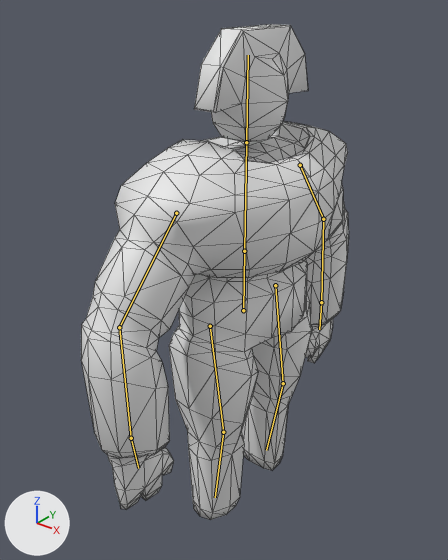
The Blender file Assets/LightInTheDepths/Models/Golem_02.blend as it was, and as the next commit left it.
Both versions are drawn from a 50 mm camera at (4.21, -5.68, 6.74) aimed at (-0.21, -0.16, 3.31). Every picture has the same lights, and +X, +Y and +Z are marked at lower left. The bones that bend it are drawn over the model as lines. Mesh edges are drawn as thin lines.
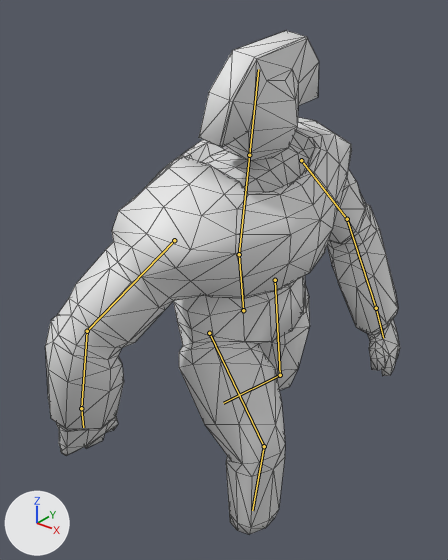
The newer file adds an action. The first version stands in its rest pose; the second is drawn at frame 1 of the action 'GolemAnim_Run'.

The edits, one by one:
Bone 'Pelvis' (bone_pelvis) turns from (0, 0, 0) to (8, 0, 0) degrees about its own x, y and z.
Bone 'Chest' (bone_chest) turns from (0, 0, 0) to (0, 0, -11) degrees about its own x, y and z.
Bone 'L_Arm_IK' (bone_l_arm_ik) moves from (0.0, 0.0, 0.0) to (-0.15, -0.97, 0.29).
Bone 'L_Leg_IK' (bone_l_leg_ik) moves from (0.0, 0.0, 0.0) to (0.0, 0.85, 0.5).
Bone 'R_Arm_IK' (bone_r_arm_ik) moves from (0.0, 0.0, 0.0) to (0.0, 0.85, 0.0).
Bone 'R_Leg_IK' (bone_r_leg_ik) moves from (0.0, 0.0, 0.0) to (0.0, -0.65, 0.18).

Where the change shows, as pixel boxes (x1, y1, x2, y2) in the pictures (448 x 560 px):
'Sphere', posed (32% wider)
    before: (81, 24, 349, 520)
    after: (45, 31, 400, 534)
bone 'Pelvis', root to tip
    before: (243, 310) to (244, 251)
    after: (243, 310) to (239, 254)
bone 'Chest', root to tip
    before: (244, 251) to (246, 142)
    after: (239, 254) to (249, 155)
